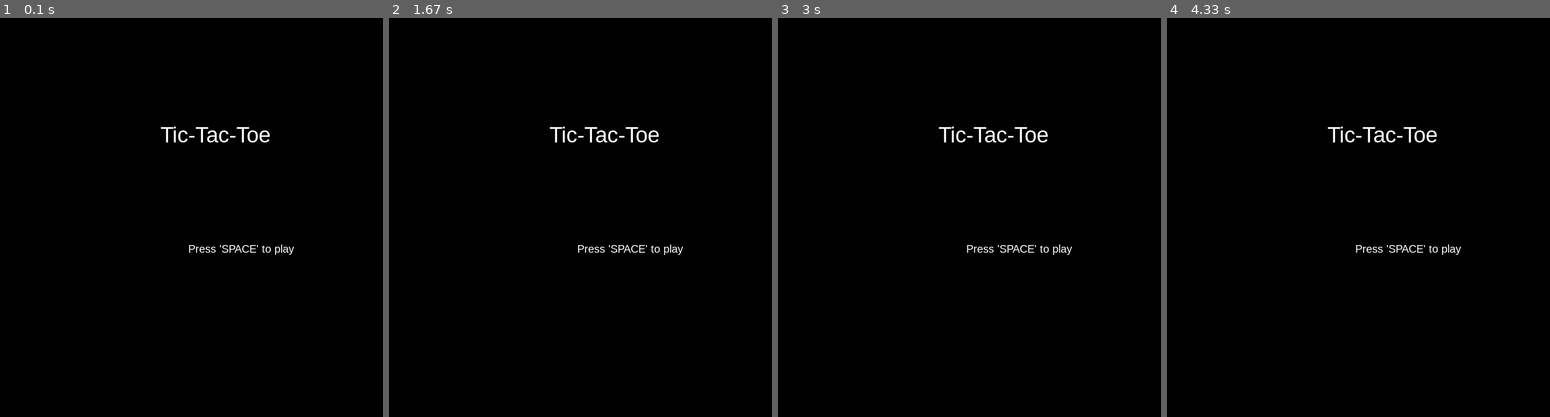
Above: before the commit, frames 1-4 (left to right).
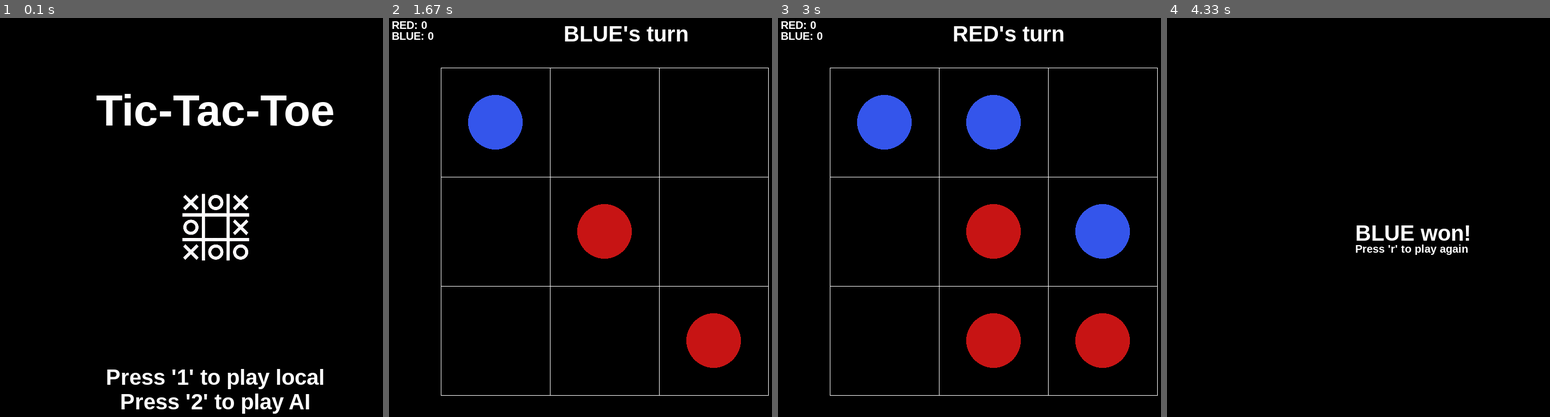
Above: after the commit, the same moments.

Repository: etooley77/PyGame-Tic-Tac-Toe
Game: pygame game, started from main.py
Same seed, same stepped clock (60 frames per second), same inputs: the game is played once before the commit and once after it.
Inputs (mouse positions are in pixels of both pictures, inside the frame that each line leads up to):
- Up to frame 1 (0.1 s): no input
- Up to frame 2 (1.67 s): tap 1 at 0.33 s; click (607, 261) at 0.72 s; click (469, 165) at 1.05 s; click (764, 385) at 1.38 s
- Up to frame 3 (3 s): click (1003, 85) at 1.72 s; click (973, 345) at 2.05 s; click (1080, 197) at 2.88 s
- Up to frame 4 (4.33 s): click (1239, 273) at 3.72 s; click (1473, 153) at 4.05 s

The runs differ from the first frame. In frame 1, 5.3% of the frame differs, in the area x 25-88%, y 19-100%; in frame 2, 6.8%; in frame 3, 11%, in the area x 0-100%, y 0-95%; in frame 4, 1.2%.

Commit message:
Created simplistic home page design

Diff:
--- a/constants.py
+++ b/constants.py
@@ -6,12 +6,13 @@
 WHITE = (255, 255, 255)
 RED = (199, 20, 20)
 BLUE = (52, 85, 235)
+GRAY = (64, 59, 59)
 
 # -----------------------------------------------------------------
 
 screen_width = 800
 screen_height = 800
-screen_center = [int(screen_width / 2), int(screen_height / 2)]
+screen_center =(int(screen_width / 2), int(screen_height / 2))
 
 tile_width = 200
 
--- a/game.py
+++ b/game.py
@@ -23,9 +23,15 @@
         # Game start
         self.game_started = False
 
-        # Font
-        self.font40 = pygame.font.SysFont("Arial", 40)
-        self.font20 = pygame.font.SysFont("Arial", 20)
+        # Font, images, and sounds
+        self.font80 = pygame.font.SysFont("Arial", 80, bold=True)
+        self.font40 = pygame.font.SysFont("Arial", 40, bold=True)
+        self.font20 = pygame.font.SysFont("Arial", 20, bold=True)
+
+        self.icon = pygame.image.load("assets/icon.ico").convert_alpha()
+        pygame.display.set_icon(self.icon) # Set icon
+
+        self.home_image = pygame.image.load("assets/home.png").convert_alpha()
 
         # Board setup
         self.board = Board()
@@ -51,15 +57,48 @@
 
     # Draw the screen
     def draw_start_screen_frame(self):
+        # mouse_pos = pygame.mouse.get_pos()
+
         # Fill the screen with black
         self.screen.fill(BLACK)
 
+        title_center_y = (screen_height / 2) - (screen_height / 3)
+        instructions_center_y = (screen_height / 2) + (screen_height / 3)
+
         # Title
-        title = self.font40.render(f"Tic-Tac-Toe", True, WHITE)
-        self.screen.blit(title, ((screen_width / 2) - (title.get_width() / 2), screen_height / 2  - screen_height / 4))
-
-        instuctions = self.font20.render(f"Press 'SPACE' to play", True, WHITE)
-        self.screen.blit(instuctions, (screen_width / 2 - 50, screen_height / 2 + 20))
+        title = self.font80.render(f"Tic-Tac-Toe", True, WHITE)
+        self.screen.blit(title, ((screen_width / 2) - (title.get_width() / 2), title_center_y))
+
+        # Local multiplayer
+        local_instructions = self.font40.render(f"Press '1' to play local", True, WHITE)
+        self.screen.blit(local_instructions, ((screen_width / 2) - (local_instructions.get_width() / 2), instructions_center_y - local_instructions.get_height() / 2))
+
+        # Button test
+        # local_button = [(screen_width / 2) - (screen_width / 3), 3 * (screen_height / 4), (screen_width / 4), (screen_height / 12)]
+
+        # if mouse_pos[0] > local_button[0] and mouse_pos[0] < local_button[0] + local_button[2] and mouse_pos[1] > local_button[1] and mouse_pos[1] < local_button[1] + local_button[3]:
+        #     local_border_width = 0
+        # else:
+        #     local_border_width = 5
+
+        # pygame.draw.rect(self.screen, GRAY, local_button, local_border_width)
+
+        # Play AI
+        ai_instructions = self.font40.render(f"Press '2' to play AI", True, WHITE)
+        self.screen.blit(ai_instructions, ((screen_width / 2) - (ai_instructions.get_width() / 2), instructions_center_y + local_instructions.get_height() / 2))
+
+        # Button test
+        # ai_button = [(screen_width / 2), 3 * (screen_height / 4), (screen_width / 4), (screen_height / 12)]
+
+        # if mouse_pos[0] > ai_button[0] and mouse_pos[0] < ai_button[0] + ai_button[2] and mouse_pos[1] > ai_button[1] and mouse_pos[1] < ai_button[1] + ai_button[3]:
+        #     ai_border_width = 0
+        # else:
+        #     ai_border_width = 5
+
+        # pygame.draw.rect(self.screen, GRAY, ai_button, ai_border_width)
+
+        # Home screen image
+        self.screen.blit(self.home_image, self.home_image.get_rect(center = screen_center))
 
     # Start screen loop
     def start_screen(self):
@@ -70,7 +109,7 @@
                 sys.exit()
             # Handle game start event
             if event.type == pygame.KEYDOWN:
-                if event.key == pygame.K_SPACE:
+                if event.key == pygame.K_1:
                     self.game_started = True
 
         self.draw_start_screen_frame()
Binary file added: assets/home.png
Renamed: icon.ico -> assets/icon.ico
